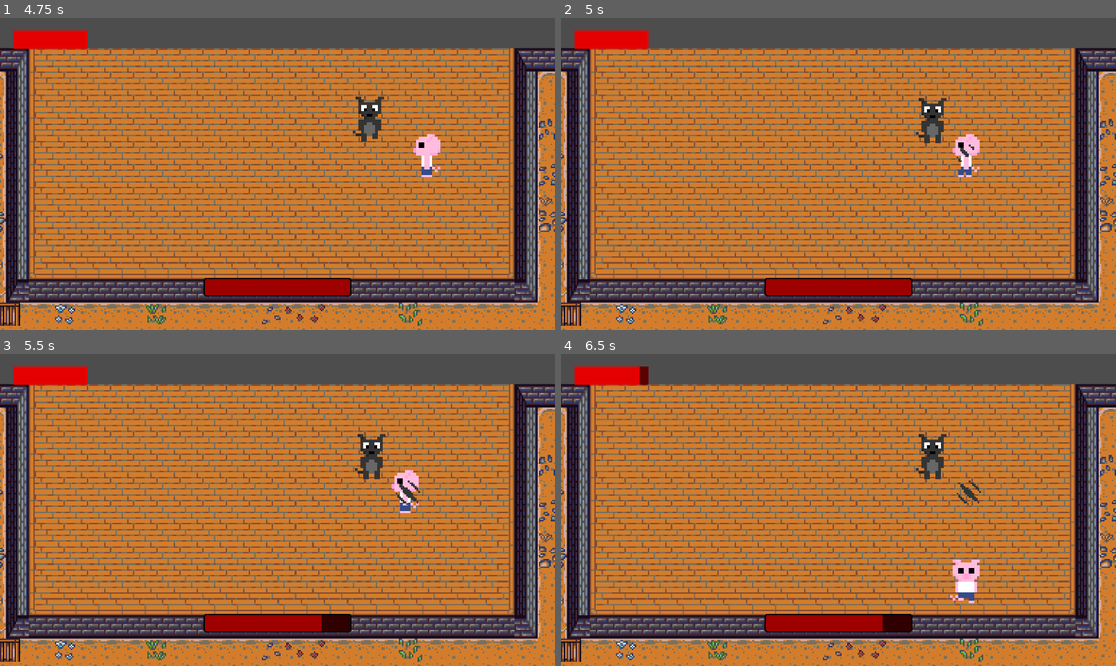
Above: before the commit, frames 1-4 (two rows, left to right).
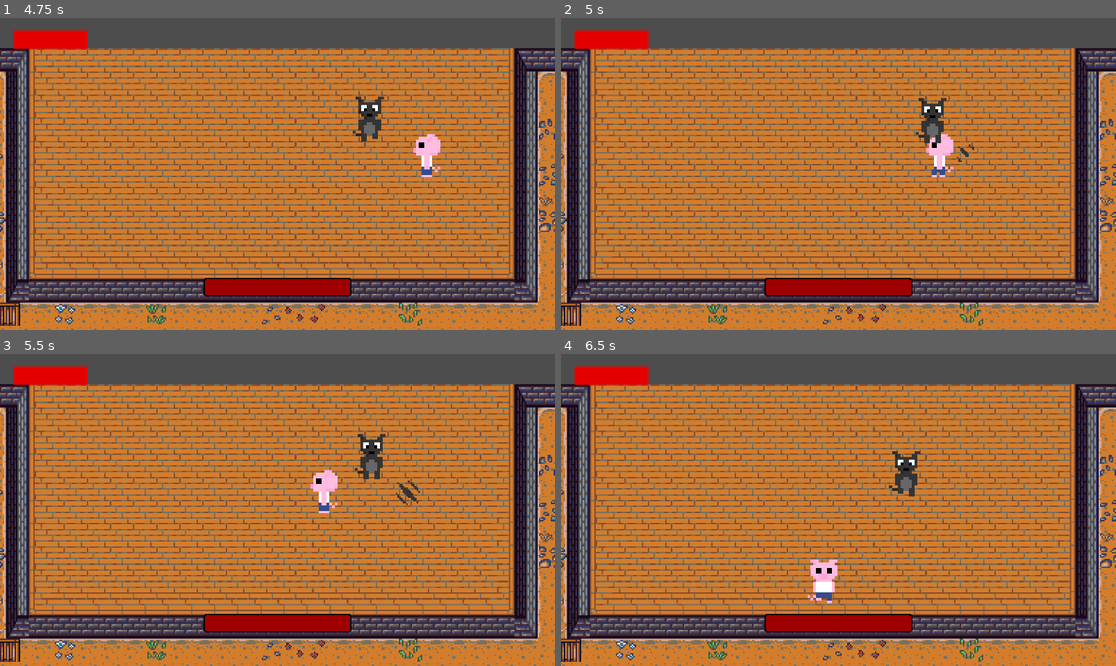
Above: after the commit, the same moments.

Repository: VeryVeryCoolName/atestathorror
Game: Godot game, scene res://Scenes/main_menu.tscn
Two runs of this game, one before a commit and one after it. Both use one fixed random seed, a clock stepped at 60 frames per second and the inputs below. Sound files missing from this copy of the repository are replaced by a short silence.
Inputs:
- Up to frame 1 (4.75 s): click "Play" at 0.5 s; tap Enter at 1.25 s; hold D (MoveRight) 1.28-2.03 s; tap Z (Attack) every 0.75 s from 1.35 to 4.35 s; hold S (MoveDown) 2.03-2.78 s; hold D (MoveRight) 2.78-3.53 s; hold W (MoveUp) 3.53-4.28 s; hold A (MoveLeft) from 4.28 s (still down)
- Up to frame 2 (5 s): keep holding A (MoveLeft)
- Up to frame 3 (5.5 s): keep holding A (MoveLeft); tap Z (Attack) at 5.1 s
- Up to frame 4 (6.5 s): release A (MoveLeft) at 5.78 s; hold S (MoveDown) from 5.78 s (still down); tap Z (Attack) at 5.85 s

Frame 1 is identical in both runs. In frame 2, 0.8% of the frame differs, in the area x 65-76%, y 37-52%; in frame 3, 1.0%; in frame 4, 2.5%, in the area x 14-76%, y 4-89%.

Commit message:
Phase 2 fix

Diff:
--- a/Scenes/game.tscn
+++ b/Scenes/game.tscn
@@ -1574,8 +1574,6 @@
 
 [node name="BossCharacter" type="CharacterBody2D" parent="."]
 position = Vector2(-820, -337)
-collision_layer = 9
-collision_mask = 9
 script = ExtResource("16_ewbju")
 healthBarPath = NodePath("../Camera2D/CanvasLayer/BossHpBar/BossHpBarTexture")
 
@@ -1595,8 +1593,6 @@
 
 [node name="Phase2Character" parent="." instance=ExtResource("33_oeip8")]
 position = Vector2(-1042.38, 5000)
-collision_layer = 9
-collision_mask = 9
 healthBarPath = NodePath("../Camera2D/CanvasLayer/BossHpBarPhase2/BossHpBarTexture")
 
 [node name="PauseMenu" parent="." instance=ExtResource("40_f3c8l")]
